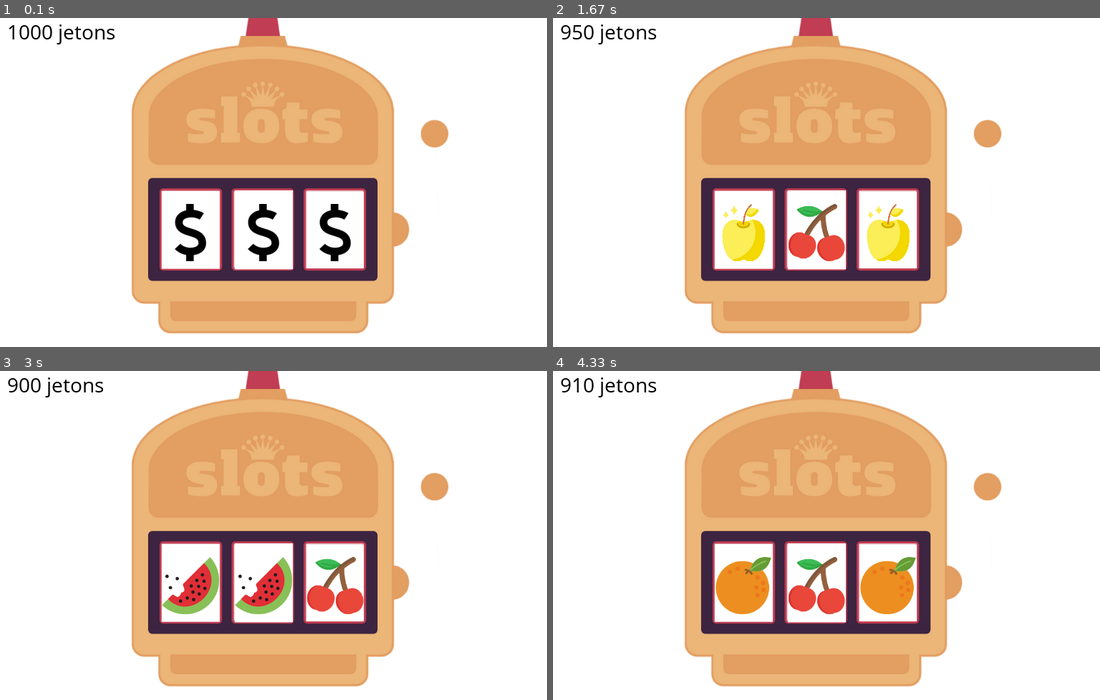
Above: before the commit, frames 1-4 (two rows, left to right).
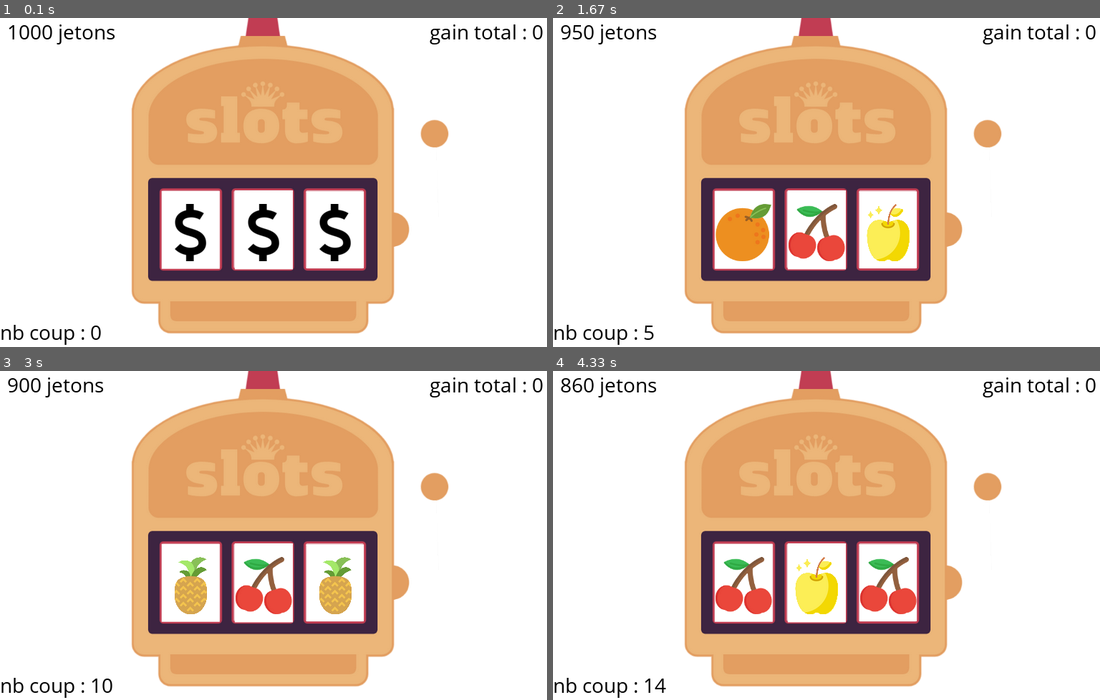
Above: after the commit, the same moments.

Repository: mrpanam/TP8-Casino-Pygame
Game: pygame game, started from main.py
Two runs of this game, one before a commit and one after it. Both use one fixed random seed, a clock stepped at 60 frames per second and the inputs below.
Inputs:
- Up to frame 1 (0.1 s): no input
- Up to frame 2 (1.67 s): tap Space at 0.33, 0.73, 1.03, 1.23, 1.57 s
- Up to frame 3 (3 s): tap Space at 1.87, 2.07, 2.37, 2.63, 2.97 s
- Up to frame 4 (4.33 s): tap Space at 3.27, 3.4, 3.8, 4.1 s

The runs differ from the first frame. In frame 1, 0.5% of the frame differs, in the area x 0-100%, y 1-100%; in frame 2, 1.9%; in frame 3, 4.2%; in frame 4, 4.9%.

Commit message:
TP8 Pygame Casino POO

Diff:
--- /dev/null
+++ b/Lignes.py
@@ -0,0 +1,28 @@
+from Fruits import Fruit
+import numpy as np
+
+
+def ligne():
+
+    Ananas = Fruit("ananas", 50, 0.2, "assets/ananas.png")
+    Cerise = Fruit("cerise", 15, 0.25, "assets/cerise.png")
+    Orange = Fruit("orange", 5, 0.4, "assets/orange.png")
+    Pasteque = Fruit("pasteque", 150, 0.1, "assets/pasteque.png")
+    Pomme_dore = Fruit("pomme_dore", 10000, 0.05, "assets/pomme_dore.png")
+
+    liste_fruit = [Ananas, Cerise, Orange, Pasteque, Pomme_dore]
+    liste_proba = [Ananas.proba, Cerise.proba, Orange.proba, Pasteque.proba, Pomme_dore.proba]
+
+    tirage=np.random.choice(liste_fruit, 3, liste_proba)
+    print(tirage)
+    return tirage
+
+
+def check_ligne(result):
+    gain=0
+    if result[0].nom == result[1].nom == result[2].nom:
+        gain = result[0].gain
+        print(f"gagne 3 {result[0].nom} vous avez obtenu  {result[0].gain} jetons ")
+    else:
+        print("perdu ")
+    return gain
--- a/main.py
+++ b/main.py
@@ -1,20 +1,12 @@
 import pygame
 from Emplacements import Emplacement
 
-from Fruits import Fruit
-import numpy as np
+from Lignes import ligne, check_ligne
+
 pygame.init()
-
 jetons = 1000
-Ananas = Fruit("ananas", 50, 0.2, "assets/ananas.png")
-Cerise = Fruit("cerise", 15, 0.25, "assets/cerise.png")
-Orange = Fruit("orange", 5, 0.4, "assets/orange.png")
-Pasteque = Fruit("pasteque", 150, 0.1, "assets/pasteque.png")
-Pomme_dore = Fruit("pomme_dore", 10000, 0.05, "assets/pomme_dore.png")
-
-liste_fruit = [Ananas, Cerise, Orange, Pasteque, Pomme_dore]
-liste_proba = [Ananas.proba, Cerise.proba, Orange.proba, Pasteque.proba, Pomme_dore.proba]
-
+compteur=0
+gaintotal=0
 ecran = pygame.display.set_mode((800, 460))
 pygame.display.set_caption("Welcome to Mrpanam's Casino")
 img_fond = pygame.image.load("assets/slot.png")
@@ -30,26 +22,32 @@
 
 
 def lancement():
-    global jetons
-    result = np.random.choice(liste_fruit, 3, liste_proba)
+
+    result = ligne()
     emp_g.set_image(result[0].img)
     emp_m.set_image(result[1].img)
     emp_d.set_image(result[2].img)
 
-    print(result)
-    if result[0].nom == result[1].nom == result[2].nom:
+    gain=check_ligne(result)
+    '''if result[0].nom == result[1].nom == result[2].nom:
         jetons += result[0].gain
         print(f"gagne 3 {result[0].nom} vous avez obtenu  {jetons} jetons ")
     else:
-        print("perdu ")
-
+        print("perdu ")'''
+    return gain
 
 while 1:
+
     ecran.fill(color_fond)
     ecran.blit(img_fond, (0, 0))
     emps.draw(ecran)
     text = police.render(str(jetons) + " jetons", True, (0, 0, 0))
+    text2 = police.render("nb coup : " + str(compteur) , True, (0, 0, 0))
+    text3= police.render("gain total : " + str(gaintotal) , True, (0, 0, 0))
     ecran.blit(text, (10, 0))
+    ecran.blit(text2,(0,420))
+    ecran.blit(text3,(600,0))
+
 
     pygame.display.flip()
 
@@ -57,8 +55,10 @@
         if event.type == pygame.QUIT:
             quit()
         if event.type == pygame.KEYDOWN:
-            if event.key == pygame.K_SPACE and jetons>=10:
-                lancement()
+            if event.key == pygame.K_SPACE and jetons >= 10:
+                gain = lancement()
                 print("lancement")
-                jetons-=10
+                jetons = jetons - 10 + gain
+                compteur+=1
+                gaintotal+=gain
     pygame.display.flip()
